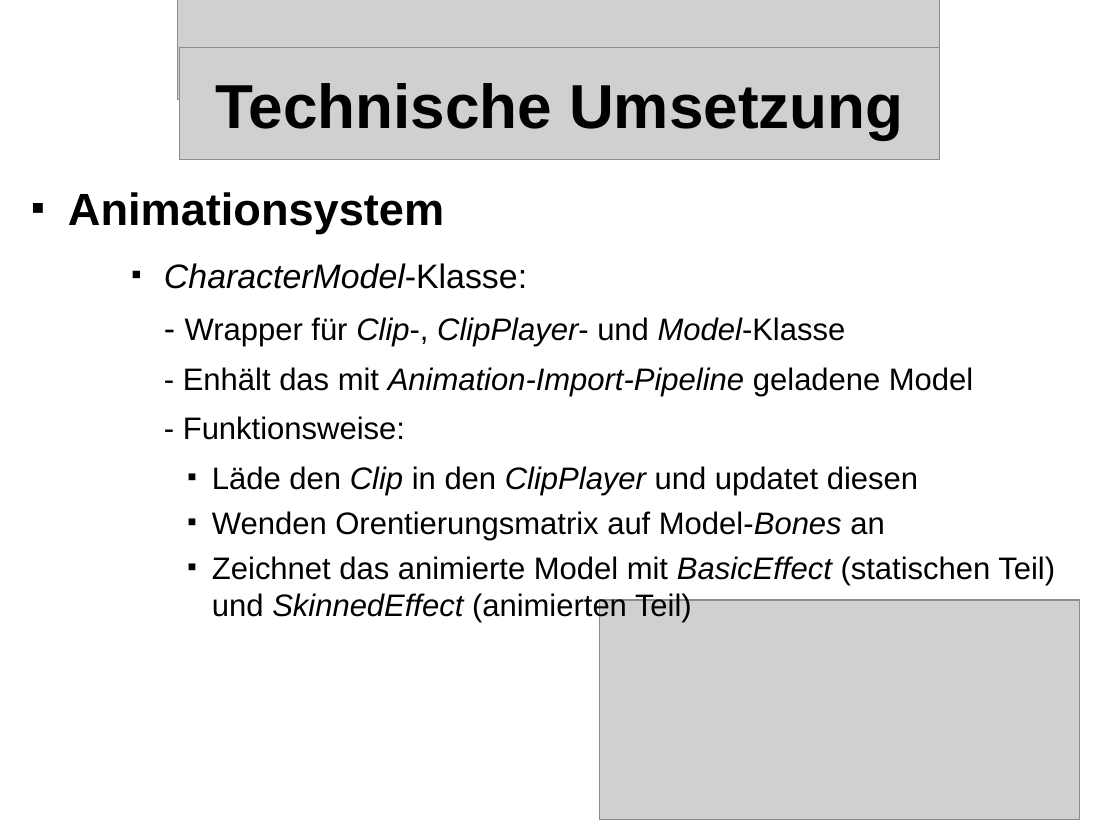
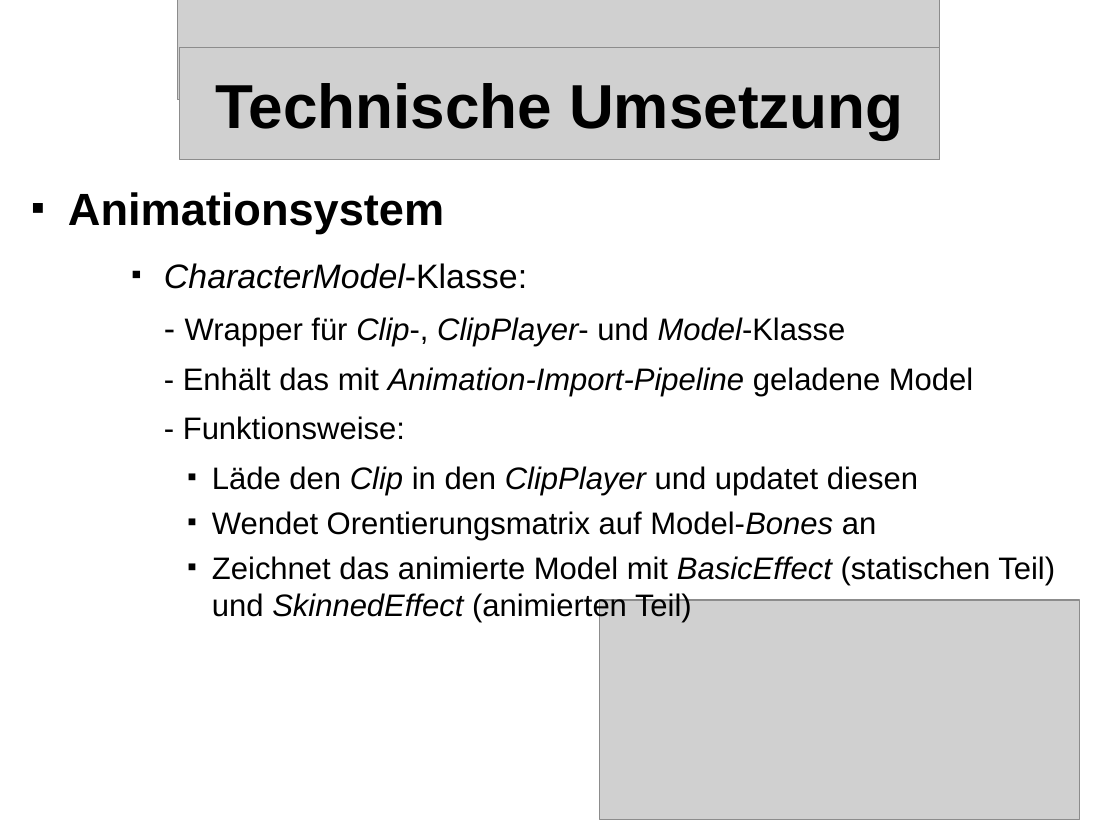
Before and after one commit to streber91/3D-Game-Project, a slide deck: slide 13 of Documents/Präsentationen/Underlord Abschlusspräsentation.odp (slide 14 before the commit). Drawn at 1120x840 pixels with LibreOffice and Linux fonts; fonts in the diff are those of the drawing; grey boxes stand for pictures; background and template pictures are left out. Boxes give left, top, right and bottom in pixels: in the first picture for what was removed or moved away, otherwise in the second. Text is boxed around its words. In the diff, an @@ line names an element or a change of style, - is before the commit and + after.

```diff
--- a/Documents/Präsentationen/Underlord Abschlusspräsentation.odp
+++ b/Documents/Präsentationen/Underlord Abschlusspräsentation.odp
@@ text at (x1=212, y1=511, x2=876, y2=540): text changed @@
-      ■ Wenden Orentierungsmatrix auf Model-Bones an
+      ■ Wendet Orentierungsmatrix auf Model-Bones an
```
Also in this commit, not shown: 5 other slides changed, 1 slide removed.
